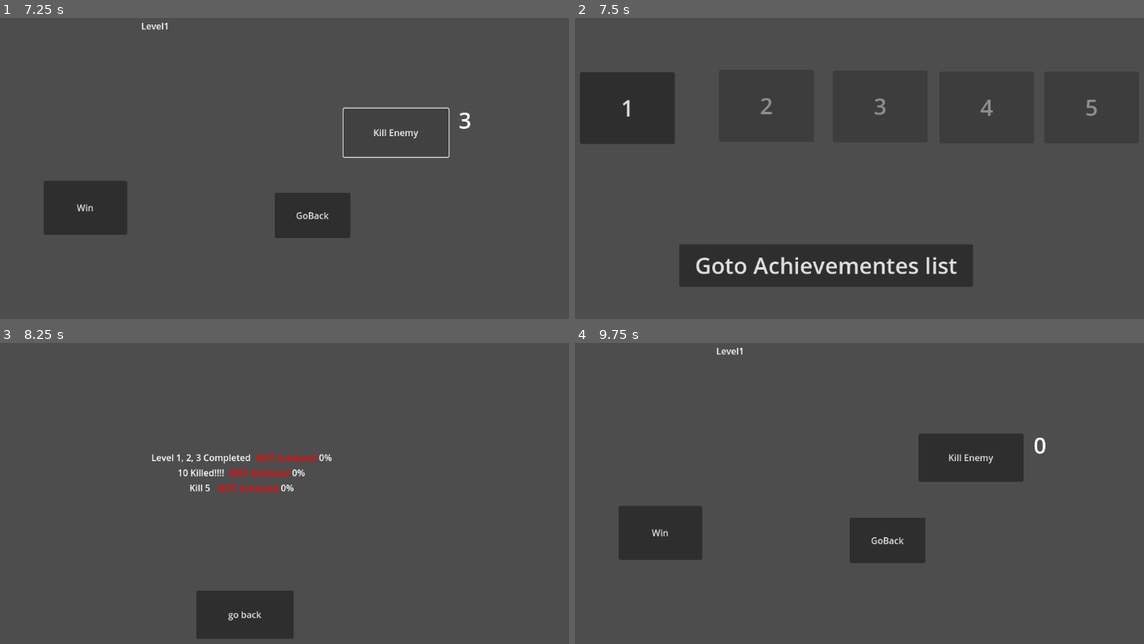
Above: before the commit, frames 1-4 (two rows, left to right).
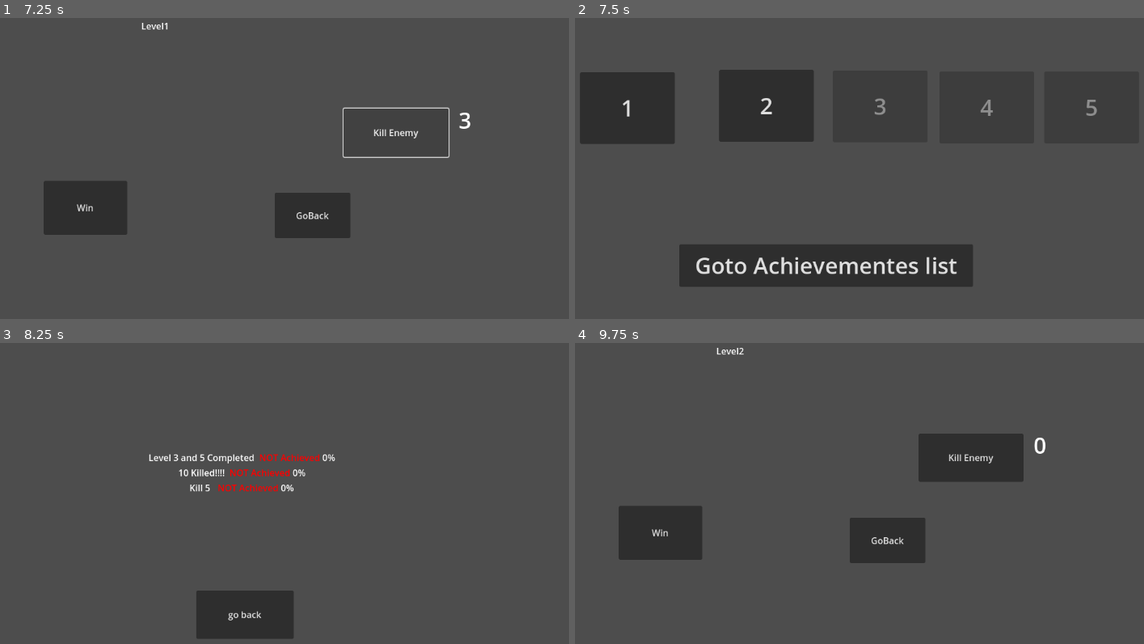
Above: after the commit, the same moments.

Repository: diablohumastudio/user_data_system
Game: Godot game, scene res://main.tscn
The game is run twice, just before and just after one commit, with the same random seed, the same clock (stepped at 60 frames per second) and the same inputs.
Inputs:
- Up to frame 1 (7.25 s): tap Enter at 0.5 s; click "goto menu" at 1.25 s; click "1" at 2 s; click "Win" at 2.75 s; click "Kill Enemy" at 3.5 s; click "Win" at 4.25 s; click "Kill Enemy" at 5 s; click "Win" at 5.75 s; click "Kill Enemy" at 6.5 s
- Up to frame 2 (7.5 s): click "GoBack" at 7.25 s
- Up to frame 3 (8.25 s): click "Goto Achievementes list" at 8 s
- Up to frame 4 (9.75 s): click "go back" at 8.75 s; click "1" (after the commit: "2") at 9.5 s

Frame 1 is identical in both runs. In frame 2, less than 0.1% of the frame differs, in the area x 32-35%, y 26-32%; in frame 3, 0.8%, in the area x 26-59%, y 36-45%; in frame 4, less than 0.1%.
Error before the commit: Invalid call. Nonexistent function 'update_conditions' in base 'Node (user_data_system.gd)'. (res://test_scenes/game/game.gd:10)

Commit message:
initial settings for using actions in ACS

Diff:
--- a/data/achievements/data/achi_lev_comp_1_2_3.tres
+++ /dev/null
@@ -1,14 +0,0 @@
-[gd_resource type="Resource" script_class="Achievement" load_steps=5 format=3 uid="uid://bqoon11xihjdq"]
-
-[ext_resource type="Resource" uid="uid://dgbphd2t3sc62" path="res://data/conditions/data/cond_lv_compl_3.tres" id="1_dotwf"]
-[ext_resource type="Script" uid="uid://dc1gsvvpa7olb" path="res://data/conditions/models/condition.gd" id="1_flblp"]
-[ext_resource type="Script" uid="uid://jm0we7itd8it" path="res://data/achievements/models/achievement.gd" id="2_flblp"]
-[ext_resource type="Resource" uid="uid://e0ot3qyf4jdu" path="res://data/conditions/data/cond_lv_compl_5.tres" id="3_brsou"]
-
-[resource]
-script = ExtResource("2_flblp")
-achievement_name = "Level 1, 2, 3 Completed"
-description = ""
-xp_prize = 50
-conditions = Array[ExtResource("1_flblp")]([ExtResource("1_dotwf"), ExtResource("3_brsou")])
-metadata/_custom_type_script = "uid://jm0we7itd8it"
--- /dev/null
+++ b/data/achievements/data/achi_lev_comp_3_5.tres
@@ -0,0 +1,14 @@
+[gd_resource type="Resource" script_class="Achievement" load_steps=5 format=3 uid="uid://bqoon11xihjdq"]
+
+[ext_resource type="Script" uid="uid://dc1gsvvpa7olb" path="res://data/conditions/models/condition.gd" id="1_sddrx"]
+[ext_resource type="Resource" uid="uid://dgbphd2t3sc62" path="res://data/conditions/data/cond_lv_compl_3.tres" id="2_48jwp"]
+[ext_resource type="Resource" uid="uid://e0ot3qyf4jdu" path="res://data/conditions/data/cond_lv_compl_5.tres" id="3_l85tm"]
+[ext_resource type="Script" uid="uid://jm0we7itd8it" path="res://data/achievements/models/achievement.gd" id="4_cf0w6"]
+
+[resource]
+script = ExtResource("4_cf0w6")
+achievement_name = "Level 3 and 5 Completed"
+description = ""
+xp_prize = 50
+conditions = Array[ExtResource("1_sddrx")]([ExtResource("2_48jwp"), ExtResource("3_l85tm")])
+metadata/_custom_type_script = "uid://jm0we7itd8it"
--- a/data/actions/model/action.gd
+++ b/data/actions/model/action.gd
@@ -1,5 +1,8 @@
 class_name Action extends Resource
 
-enum Types {ENEMY_KILLED, LEVEL_COMPLETED}
+@export var type: Condition.Types
+var payload : Dictionary
 
-@export var type: Types
+func _init(_type: Condition.Types, _payload: Dictionary = {}) -> void:
+	type = _type
+	payload = _payload
--- a/data/conditions/data/cond_achie_tot_enem_kill_10.tres
+++ b/data/conditions/data/cond_achie_tot_enem_kill_10.tres
@@ -1,6 +1,6 @@
 [gd_resource type="Resource" script_class="CondAchieTotEnemKill" load_steps=2 format=3 uid="uid://c5ua67trd4p34"]
 
-[ext_resource type="Script" uid="uid://do086dcdhixxp" path="res://data/conditions/models/cond_achie_tot_enem_kill.gd" id="1_vle0j"]
+[ext_resource type="Script" uid="uid://do086dcdhixxp" path="res://data/conditions/models/cond_tot_enem_kill.gd" id="1_vle0j"]
 
 [resource]
 script = ExtResource("1_vle0j")
--- a/data/conditions/data/cond_achie_tot_enem_kill_5.tres
+++ b/data/conditions/data/cond_achie_tot_enem_kill_5.tres
@@ -1,6 +1,6 @@
 [gd_resource type="Resource" script_class="CondAchieTotEnemKill" load_steps=2 format=3 uid="uid://bchxxcnkqmbqx"]
 
-[ext_resource type="Script" uid="uid://do086dcdhixxp" path="res://data/conditions/models/cond_achie_tot_enem_kill.gd" id="1_d30r1"]
+[ext_resource type="Script" uid="uid://do086dcdhixxp" path="res://data/conditions/models/cond_tot_enem_kill.gd" id="1_d30r1"]
 
 [resource]
 script = ExtResource("1_d30r1")
--- a/data/conditions/models/cond_lv_completed.gd
+++ b/data/conditions/models/cond_lv_completed.gd
@@ -1,6 +1,9 @@
 class_name CondLvCompleted extends Condition
 
 @export var level: Level
+
+func _init() -> void:
+	type = Types.LEVEL_COMPLETED
 
 func evaluate():
 	if level.progress.state != LevelProgress.States.COMPLETED:
--- a/data/conditions/models/cond_achie_tot_enem_kill.gd
+++ b/data/conditions/models/cond_tot_enem_kill.gd
@@ -1,6 +1,9 @@
-class_name CondAchieTotEnemKill extends Condition
+class_name CondTotEnemKill extends Condition
 
 @export var enemies_to_kill: int
+
+func _init() -> void:
+	type = Types.ENEMY_KILLED
 
 func evaluate() -> void:
 	var enemies_killed: int = UDS.user_data.progress.total_enemies_death
--- a/data/conditions/models/condition.gd
+++ b/data/conditions/models/condition.gd
@@ -1,5 +1,8 @@
 ## Class that modifies part of UserProgress under certain conditions
 class_name Condition extends Resource
+
+enum Types {ENEMY_KILLED, LEVEL_COMPLETED}
+var type: Types
 
 signal fullfilled
 var is_fullfilled: bool = false : set = _set_is_fullfilled
--- a/data/level_progresses/models/level_progress.gd
+++ b/data/level_progresses/models/level_progress.gd
@@ -7,9 +7,9 @@
 @export var unlock_condition: CondLvCompleted : set = _set_unlock_condition
 
 func _set_unlock_condition(new_value: CondLvCompleted) -> void:
+	assert(new_value != null, "Condition MUST not be null in an Achievement.")
 	unlock_condition = new_value
-	if unlock_condition:
-		unlock_condition.fullfilled.connect(_on_condition_fullfilled)
+	unlock_condition.fullfilled.connect(_on_condition_fullfilled)
 
 func _on_condition_fullfilled():
 	if state == States.LOCKED:
--- a/test_scenes/game/game.gd
+++ b/test_scenes/game/game.gd
@@ -7,7 +7,7 @@
 
 func _on_win_button_pressed() -> void:
 	level.progress.state = LevelProgress.States.COMPLETED
-	UDS.update_conditions()
+	ACS.set_action(Action.new(Condition.Types.LEVEL_COMPLETED))
 
 func _on_go_back_button_pressed() -> void:
 	var menu: Menu = load(GC.SCREENS_UIDS.MENU).instantiate()
@@ -16,4 +16,4 @@
 func _on_kill_enemy_button_pressed() -> void:
 	UDS.user_data.progress.total_enemies_death += 1
 	%DeathEnemiesLabel.text = str(UDS.user_data.progress.total_enemies_death)
-	UDS.update_conditions()
+	ACS.set_action(Action.new(Condition.Types.ENEMY_KILLED))
Renamed: data/conditions/models/cond_achie_tot_enem_kill.gd.uid -> data/conditions/models/cond_tot_enem_kill.gd.uid
